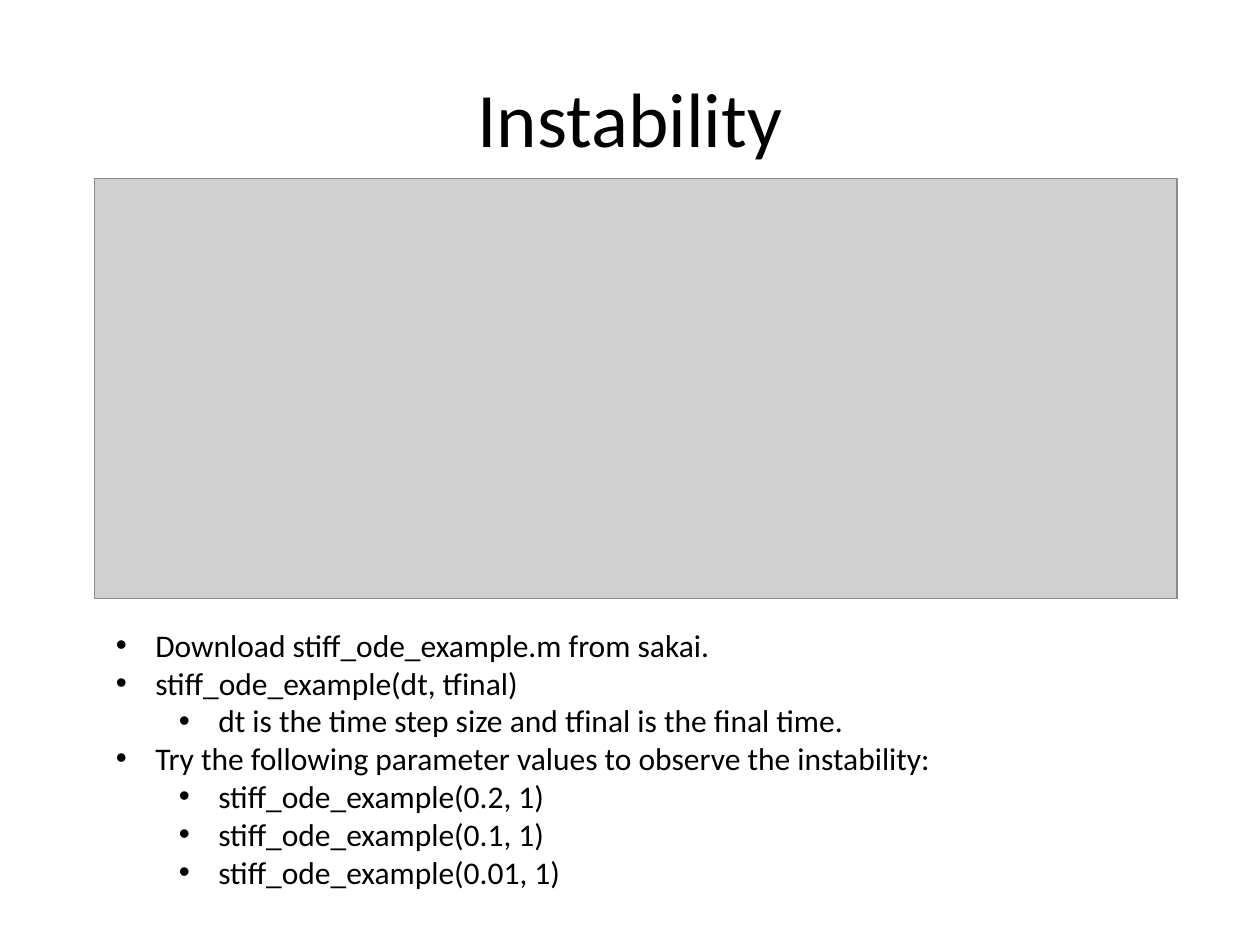
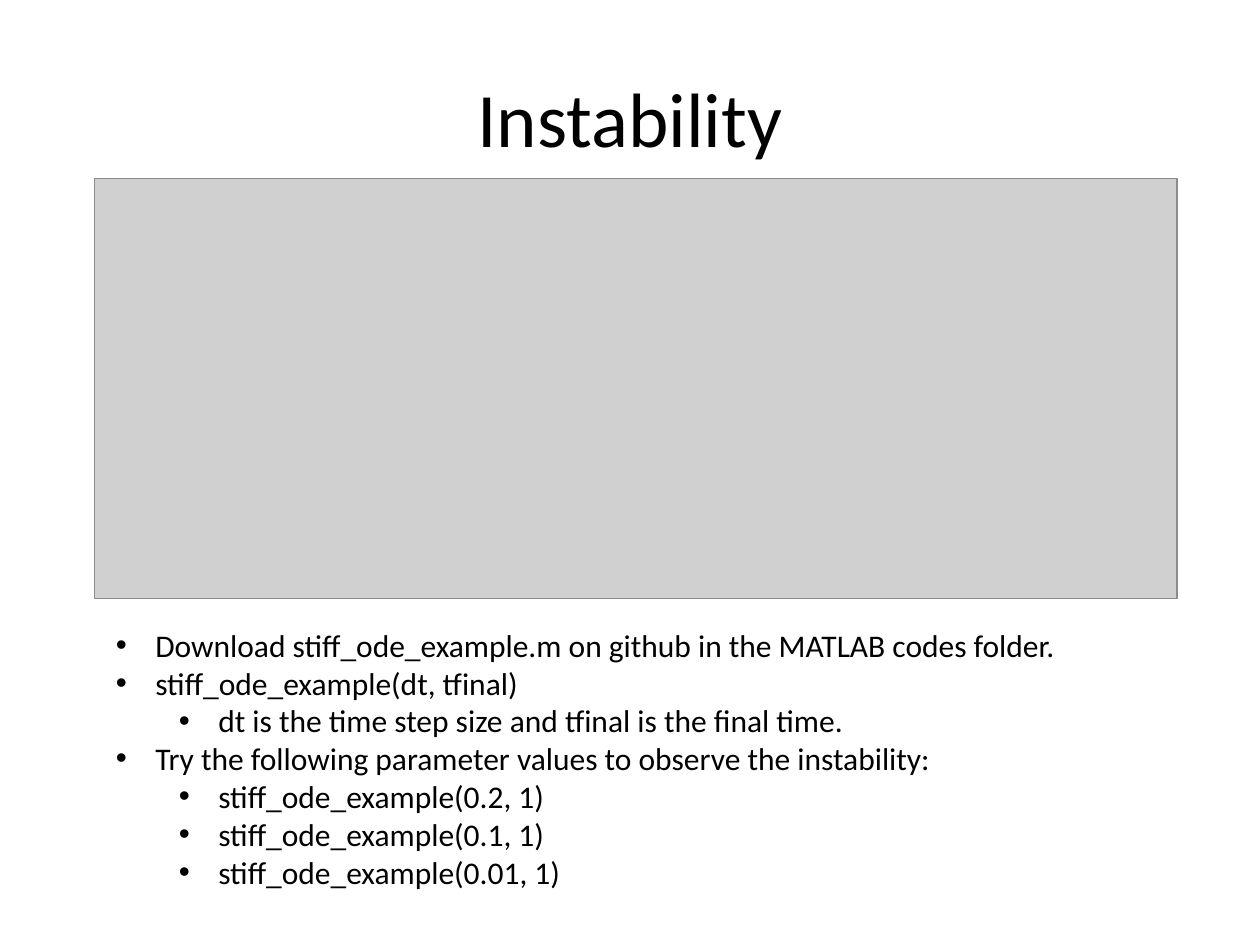
Before and after one commit to fairyflies9/IBAMR-Tutorials, a slide deck: slide 16 of IBAMR Lectures/Lecture 2 - Overview of IBM and Numerical Considerations.pptx. Drawn at 1260x945 pixels with LibreOffice and Linux fonts; fonts in the diff are those of the drawing; grey boxes stand for pictures. Boxes give left, top, right and bottom in pixels: in the first picture for what was removed or moved away, otherwise in the second. Text is boxed around its words. In the diff, an @@ line names an element or a change of style, - is before the commit and + after.

Commit message:
Intro to IBM lecture
Edited IBM lecture along with sample matlab codes

```diff
--- a/IBAMR Lectures/Lecture 2 - Overview of IBM and Numerical Considerations.pptx
+++ b/IBAMR Lectures/Lecture 2 - Overview of IBM and Numerical Considerations.pptx
@@ text at [155, 635, 1055, 663]: text changed @@
-• Download stiff_ode_example.m from sakai.
+• Download stiff_ode_example.m on github in the MATLAB codes folder.
```
Also in this commit, not shown: 4 other slides changed, 5 other files.
